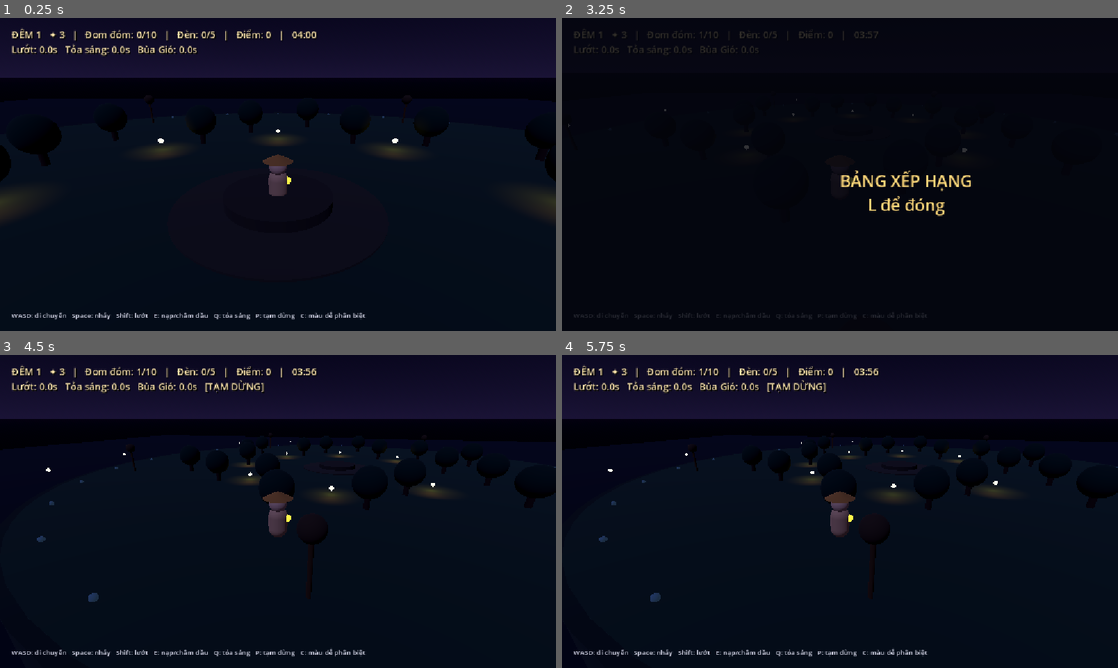
Above: before the commit, frames 1-4 (two rows, left to right).
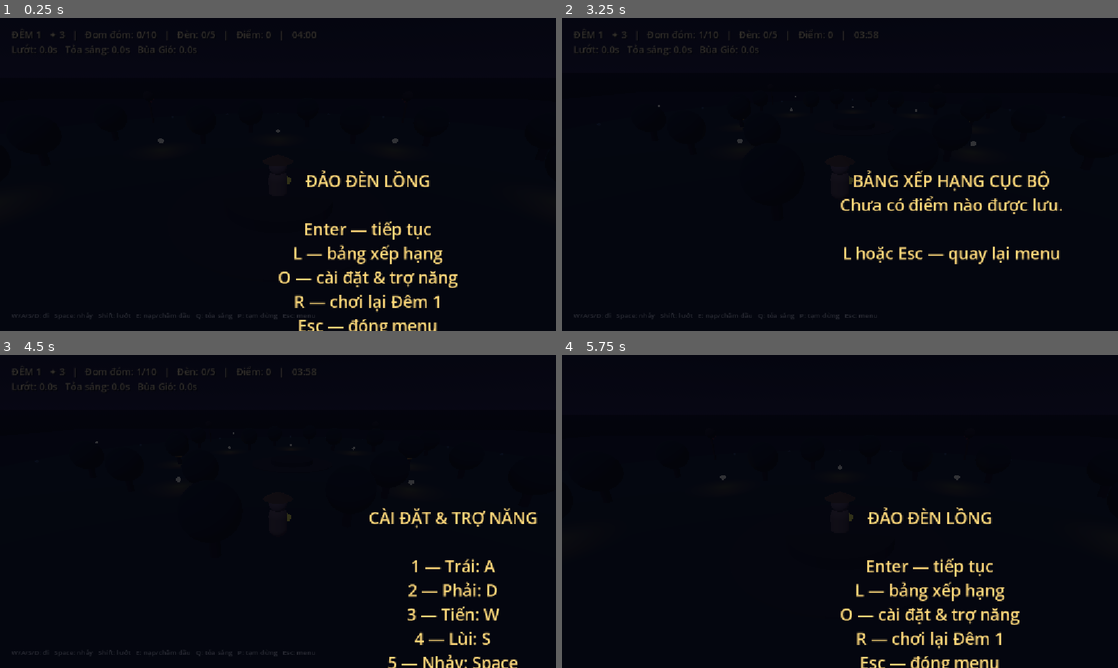
Above: after the commit, the same moments.

Repository: ViTL-AI26/K5-L3A-DAY12-TruongLoiVi-2A202603441-AI-SDLC-Dao-Den-Long
Game: Godot game, scene res://scenes/main.tscn
Same seed, same stepped clock (60 frames per second), same inputs: the game is played once before the commit and once after it.
Inputs (mouse positions are in pixels of both pictures, inside the frame that each line leads up to):
- Up to frame 1 (0.25 s): no input
- Up to frame 2 (3.25 s): tap Enter at 0.5, 2.3, 2.85 s; move the mouse to (867, 174) at 0.52 s; hold Shift (dash, bound only after the commit) 0.53-1.28 s; hold W (move_forward, bound only after the commit) from 0.53 s (still down); click (867, 174) at 0.67 s; tap Space (jump, bound only after the commit) at 0.77, 1.07, 1.52, 1.82, 3.02 s; tap E (interact, bound only after the commit) at 0.8, 1.35 s; move the mouse to (812, 174) at 1.27 s; click (812, 174) at 1.42 s; tap Q (pulse, bound only after the commit) at 1.55 s; move the mouse to (851, 168) at 2.02 s; hold Q (pulse, bound only after the commit) 2.03-2.78 s; click (851, 168) at 2.17 s; move the mouse to (834, 180) at 2.77 s; click (834, 180) at 2.92 s; tap L at 3.05 s
- Up to frame 3 (4.5 s): keep holding W (move_forward, bound only after the commit); tap Space (jump, bound only after the commit) at 3.32, 3.5, 3.77, 4.07 s; move the mouse to (316, 514) at 3.52 s; tap L at 3.6 s; click (316, 514) at 3.67 s; tap O at 3.8, 4.35 s; tap P (pause_game, bound only after the commit) at 4.15 s; move the mouse to (233, 508) at 4.27 s; click (233, 508) at 4.42 s
- Up to frame 4 (5.75 s): tap Space (jump, bound only after the commit) at 4.52, 4.82 s; tap C at 4.55, 5.1 s; tap Escape at 4.9 s; move the mouse to (867, 511) at 5.02 s; release W (move_forward, bound only after the commit) at 5.03 s; hold S (move_back, bound only after the commit) from 5.03 s (still down); hold R from 5.03 s (still down); click (867, 511) at 5.17 s

The runs differ from the first frame. In frame 1, 14% of the frame differs, in the area x 0-100%, y 3-100%; in frame 2, 2.6%; in frame 3, 13%; in frame 4, 14%.

Commit message:
Complete Phase 4 release accessibility and packaging

Diff:
--- a/bench.json
+++ b/bench.json
@@ -1 +1 @@
-{"avg_fps":144.928502383254,"contract_version":"1.3","frame_ms_p95":7.0,"frames":4348,"load_ms":22,"os":"macOS","p1_low_fps":125.0,"peak_mem_mb":83.6425457000732,"renderer":"Godot 4.7.2-stable (official) / gl_compatibility","vsync_off":true}
+{"avg_fps":148.750416527824,"contract_version":"1.3","frame_ms_p95":9.0,"frames":4464,"load_ms":30,"os":"macOS","p1_low_fps":49.5049504950495,"peak_mem_mb":232.84375,"renderer":"Godot 4.7.2-stable (official) / gl_compatibility","vsync_off":true}
--- a/scripts/gameplay/graphical_game.gd
+++ b/scripts/gameplay/graphical_game.gd
@@ -5,6 +5,16 @@
 const TICK_RATE := 60.0
 const ISLAND_RADIUS := 30.0
 const LANTERN_RADIUS := 20.0
+const DEFAULT_BINDINGS := {
+	"move_left": KEY_A, "move_right": KEY_D, "move_forward": KEY_W, "move_back": KEY_S,
+	"jump": KEY_SPACE, "interact": KEY_E, "pulse": KEY_Q, "dash": KEY_SHIFT,
+	"pause_game": KEY_P
+}
+const BINDABLE_ACTIONS := ["move_left", "move_right", "move_forward", "move_back", "jump", "interact", "pulse", "dash", "pause_game"]
+const ACTION_LABELS := {
+	"move_left":"Trái", "move_right":"Phải", "move_forward":"Tiến", "move_back":"Lùi",
+	"jump":"Nhảy", "interact":"Tương tác", "pulse":"Tỏa sáng", "dash":"Lướt", "pause_game":"Tạm dừng"
+}
 
 var sim
 var accumulator := 0.0
@@ -21,7 +31,9 @@
 var player_root: Node3D
 var camera: Camera3D
 var hud: Label
+var controls_label: Label
 var message: Label
+var alert_label: Label
 var overlay: ColorRect
 var last_state := "playing"
 var elapsed_visual := 0.0
@@ -32,6 +44,20 @@
 var name_input: LineEdit
 var awaiting_score_name := false
 var viewing_leaderboard := false
+var menu_open := false
+var settings_open := false
+var rebinding_action := ""
+var settings_notice := ""
+var reduced_motion := false
+var large_text := false
+var mouse_sensitivity := 1.0
+var master_volume := 0.75
+var audio_player: AudioStreamPlayer
+var audio_playback: AudioStreamGeneratorPlayback
+var audio_phase := 0.0
+var audio_frequency := 0.0
+var audio_frames_left := 0
+var alert_until := 0.0
 
 
 func _ready() -> void:
@@ -41,12 +67,14 @@
 			LeaderboardScript.export_to(args[i + 1])
 			get_tree().quit(0)
 			return
+	_ensure_input_actions()
 	_load_settings()
 	if get_tree().has_meta("lantern_current_night"):
 		current_night = int(get_tree().get_meta("lantern_current_night"))
 		campaign_score = int(get_tree().get_meta("lantern_campaign_score", 0))
 	_build_world()
 	_start_game()
+	_show_main_menu()
 
 
 func _start_game() -> void:
@@ -57,6 +85,7 @@
 	_build_player()
 	_build_camera()
 	_build_hud()
+	_setup_audio()
 	_sync_world()
 	last_state = "playing"
 	overlay.visible = false
@@ -172,12 +201,20 @@
 	hud.add_theme_constant_override("shadow_offset_x", 2)
 	hud.add_theme_constant_override("shadow_offset_y", 2)
 	layer.add_child(hud)
-	var controls := Label.new()
-	controls.text = "WASD: di chuyển   Space: nhảy   Shift: lướt   E: nạp/châm dầu   Q: tỏa sáng   P: tạm dừng   C: màu dễ phân biệt"
-	controls.position = Vector2(24, get_viewport().get_visible_rect().size.y - 42)
-	controls.add_theme_font_size_override("font_size", 14)
-	controls.add_theme_color_override("font_color", Color(0.88,0.88,0.95))
-	layer.add_child(controls)
+	controls_label = Label.new()
+	controls_label.position = Vector2(24, get_viewport().get_visible_rect().size.y - 42)
+	controls_label.add_theme_font_size_override("font_size", 14)
+	controls_label.add_theme_color_override("font_color", Color(0.88,0.88,0.95))
+	layer.add_child(controls_label)
+	alert_label = Label.new()
+	alert_label.set_anchors_preset(Control.PRESET_CENTER_TOP)
+	alert_label.position = Vector2(-260, 80)
+	alert_label.size = Vector2(520, 80)
+	alert_label.horizontal_alignment = HORIZONTAL_ALIGNMENT_CENTER
+	alert_label.autowrap_mode = TextServer.AUTOWRAP_WORD_SMART
+	alert_label.add_theme_font_size_override("font_size", 22)
+	alert_label.add_theme_color_override("font_color", Color("F2C14E"))
+	layer.add_child(alert_label)
 	overlay = ColorRect.new()
 	overlay.color = Color(0.015,0.02,0.05,0.82)
 	overlay.set_anchors_and_offsets_preset(Control.PRESET_FULL_RECT)
@@ -197,19 +234,27 @@
 	name_input.visible = false
 	overlay.add_child(name_input)
 	overlay.visible = false
+	_apply_accessibility_ui()
 
 
 func _process(delta: float) -> void:
 	elapsed_visual += delta
+	_process_audio()
 	if sim == null:
 		return
-	accumulator += minf(delta, 0.1)
-	while accumulator >= 1.0 / TICK_RATE and sim.game_state.state == "playing":
-		sim.step(_read_input())
+	if not _is_modal_ui():
+		accumulator += minf(delta, 0.1)
+	while not _is_modal_ui() and accumulator >= 1.0 / TICK_RATE and sim.game_state.state == "playing":
+		var input_frame := _read_input()
+		if Input.is_action_just_pressed("jump") and sim.game_state.grounded:
+			_play_cue("jump")
+		sim.step(input_frame)
 		accumulator -= 1.0 / TICK_RATE
+		_handle_gameplay_events(sim.drain_events())
 	_sync_world()
 	_update_camera()
 	_update_hud()
+	_update_accessibility_alerts()
 	if sim.game_state.state != "playing" and last_state == "playing":
 		last_state = sim.game_state.state
 		overlay.visible = true
@@ -239,59 +284,246 @@
 
 func _read_input() -> Dictionary:
 	var move := Vector2.ZERO
-	if Input.is_key_pressed(KEY_A): move.x -= 1.0
-	if Input.is_key_pressed(KEY_D): move.x += 1.0
-	if Input.is_key_pressed(KEY_W): move.y += 1.0
-	if Input.is_key_pressed(KEY_S): move.y -= 1.0
-	var interact_now := Input.is_key_pressed(KEY_E)
-	var pulse_now := Input.is_key_pressed(KEY_Q)
-	var jump_now := Input.is_key_pressed(KEY_SPACE)
+	if Input.is_action_pressed("move_left"): move.x -= 1.0
+	if Input.is_action_pressed("move_right"): move.x += 1.0
+	if Input.is_action_pressed("move_forward"): move.y += 1.0
+	if Input.is_action_pressed("move_back"): move.y -= 1.0
+	var interact_now := Input.is_action_pressed("interact")
+	var pulse_now := Input.is_action_pressed("pulse")
+	var jump_now := Input.is_action_pressed("jump")
 	var frame := {
 		"move":[move.x, move.y],
 		"cam_yaw_deg":rad_to_deg(camera_yaw),
 		"interact":interact_now,
 		"pulse":pulse_now,
 		"jump":jump_now,
-		"dash":Input.is_key_pressed(KEY_SHIFT),
-		"pause":Input.is_key_pressed(KEY_P)
+		"dash":Input.is_action_pressed("dash"),
+		"pause":Input.is_action_pressed("pause_game")
 	}
 	return frame
 
 
 func _input(event: InputEvent) -> void:
+	if event is InputEventKey and event.pressed and not event.echo:
+		if rebinding_action != "":
+			if event.keycode == KEY_ESCAPE:
+				rebinding_action = ""
+				settings_notice = "Đã hủy đổi phím."
+				_show_settings()
+			else:
+				_try_rebind(rebinding_action, _event_keycode(event))
+			return
+		if awaiting_score_name and event.keycode == KEY_ENTER:
+			_submit_score()
+			return
+		if menu_open:
+			_handle_menu_key(event.keycode)
+			return
+		if settings_open:
+			_handle_settings_key(event.keycode)
+			return
+		if viewing_leaderboard:
+			if event.keycode == KEY_L or event.keycode == KEY_ESCAPE:
+				_show_main_menu()
+			return
+		if event.keycode == KEY_ESCAPE:
+			_show_main_menu()
+			return
+		if event.keycode == KEY_L:
+			_show_leaderboard()
+			return
+		if event.keycode == KEY_O:
+			_show_settings()
+			return
+		if event.keycode == KEY_C:
+			colorblind_mode = not colorblind_mode
+			_save_settings()
+			_refresh_shade_colors()
+			_show_alert("Màu dễ phân biệt: %s" % ("BẬT" if colorblind_mode else "TẮT"), 2.0)
+			return
 	if event is InputEventMouseButton and event.button_index == MOUSE_BUTTON_LEFT and event.pressed:
 		Input.mouse_mode = Input.MOUSE_MODE_CAPTURED
-	if event is InputEventMouseMotion and Input.mouse_mode == Input.MOUSE_MODE_CAPTURED:
-		camera_yaw -= event.relative.x * 0.003
-		camera_pitch = clampf(camera_pitch - event.relative.y * 0.002, -0.85, 0.1)
-	if event is InputEventKey and event.pressed and event.keycode == KEY_ESCAPE:
-		Input.mouse_mode = Input.MOUSE_MODE_VISIBLE
-	if event is InputEventKey and event.pressed and event.keycode == KEY_ENTER and awaiting_score_name:
-		var won := current_night if last_state == "won" else current_night - 1
-		if LeaderboardScript.submit(name_input.text, campaign_score + sim.game_state.score, won, current_seed):
-			awaiting_score_name = false
-			name_input.visible = false
-			message.text += "\nĐã lưu bảng xếp hạng."
-	if event is InputEventKey and event.pressed and not event.echo and event.keycode == KEY_L:
-		viewing_leaderboard = not viewing_leaderboard
-		if viewing_leaderboard:
-			overlay.visible = true
-			var lines := ["BẢNG XẾP HẠNG"]
-			for row in LeaderboardScript.entries(): lines.append("%s  %d  (%d đêm)" % [row["name"], row["score"], row["nights_won"]])
-			message.text = "\n".join(lines) + "\nL để đóng"
-		else:
-			overlay.visible = sim.game_state.state != "playing"
-	if event is InputEventKey and event.pressed and not event.echo and event.keycode == KEY_C:
-		colorblind_mode = not colorblind_mode
-		_save_settings()
-		for node in visual_shades.values():
-			(node as Node3D).queue_free()
-		visual_shades.clear()
+	if event is InputEventMouseMotion and Input.mouse_mode == Input.MOUSE_MODE_CAPTURED and not _is_modal_ui():
+		camera_yaw -= event.relative.x * 0.003 * mouse_sensitivity
+		camera_pitch = clampf(camera_pitch - event.relative.y * 0.002 * mouse_sensitivity, -0.85, 0.1)
 	if event is InputEventMouseButton and event.pressed:
 		if event.button_index == MOUSE_BUTTON_WHEEL_UP:
 			camera_distance = maxf(5.0, camera_distance - 0.7)
 		elif event.button_index == MOUSE_BUTTON_WHEEL_DOWN:
 			camera_distance = minf(14.0, camera_distance + 0.7)
+
+
+func _is_modal_ui() -> bool:
+	return menu_open or settings_open or viewing_leaderboard or awaiting_score_name
+
+
+func _show_main_menu() -> void:
+	menu_open = true
+	settings_open = false
+	viewing_leaderboard = false
+	rebinding_action = ""
+	overlay.visible = true
+	name_input.visible = false
+	message.text = "ĐẢO ĐÈN LỒNG\n\nEnter — tiếp tục\nL — bảng xếp hạng\nO — cài đặt & trợ năng\nR — chơi lại Đêm %d\nEsc — đóng menu" % current_night
+	Input.mouse_mode = Input.MOUSE_MODE_VISIBLE
+
+
+func _close_menu() -> void:
+	menu_open = false
+	settings_open = false
+	viewing_leaderboard = false
+	overlay.visible = sim.game_state.state != "playing"
+	Input.mouse_mode = Input.MOUSE_MODE_CAPTURED
+
+
+func _show_leaderboard() -> void:
+	menu_open = false
+	settings_open = false
+	viewing_leaderboard = true
+	overlay.visible = true
+	var lines := ["BẢNG XẾP HẠNG CỤC BỘ"]
+	var rank := 1
+	for row in LeaderboardScript.entries():
+		lines.append("%d. %s  %d  (%d đêm)" % [rank, row["name"], row["score"], row["nights_won"]])
+		rank += 1
+	if rank == 1:
+		lines.append("Chưa có điểm nào được lưu.")
+	lines.append("\nL hoặc Esc — quay lại menu")
+	message.text = "\n".join(lines)
+	Input.mouse_mode = Input.MOUSE_MODE_VISIBLE
+
+
+func _show_settings() -> void:
+	menu_open = false
+	settings_open = true
+	viewing_leaderboard = false
+	overlay.visible = true
+	var lines := ["CÀI ĐẶT & TRỢ NĂNG", ""]
+	for i in BINDABLE_ACTIONS.size():
+		var action: String = BINDABLE_ACTIONS[i]
+		lines.append("%d — %s: %s" % [i + 1, ACTION_LABELS[action], _binding_name(action)])
+	lines.append("")
+	lines.append("C — màu dễ phân biệt: %s" % ("BẬT" if colorblind_mode else "TẮT"))
+	lines.append("M — giảm chuyển động: %s" % ("BẬT" if reduced_motion else "TẮT"))
+	lines.append("T — chữ lớn: %s" % ("BẬT" if large_text else "TẮT"))
+	lines.append("[ / ] — độ nhạy chuột: %.1fx" % mouse_sensitivity)
+	lines.append("- / = — âm lượng: %d%%" % int(round(master_volume * 100.0)))
+	lines.append("R — khôi phục phím mặc định    Esc — menu")
+	if settings_notice != "":
+		lines.append("\n" + settings_notice)
+	message.text = "\n".join(lines)
+	Input.mouse_mode = Input.MOUSE_MODE_VISIBLE
+
+
+func _handle_menu_key(keycode: Key) -> void:
+	if keycode == KEY_ENTER or keycode == KEY_ESCAPE:
+		_close_menu()
+	elif keycode == KEY_L:
+		_show_leaderboard()
+	elif keycode == KEY_O:
+		_show_settings()
+	elif keycode == KEY_R:
+		get_tree().reload_current_scene()
+
+
+func _handle_settings_key(keycode: Key) -> void:
+	if keycode >= KEY_1 and keycode <= KEY_9:
+		var index := int(keycode - KEY_1)
+		if index < BINDABLE_ACTIONS.size():
+			rebinding_action = BINDABLE_ACTIONS[index]
+			settings_notice = "Nhấn một phím mới cho %s, hoặc Esc để hủy." % ACTION_LABELS[rebinding_action]
+			_show_settings()
+		return
+	match keycode:
+		KEY_C:
+			colorblind_mode = not colorblind_mode
+			_refresh_shade_colors()
+		KEY_M:
+			reduced_motion = not reduced_motion
+		KEY_T:
+			large_text = not large_text
+			_apply_accessibility_ui()
+		KEY_BRACKETLEFT:
+			mouse_sensitivity = clampf(mouse_sensitivity - 0.1, 0.3, 2.0)
+		KEY_BRACKETRIGHT:
+			mouse_sensitivity = clampf(mouse_sensitivity + 0.1, 0.3, 2.0)
+		KEY_MINUS:
+			master_volume = clampf(master_volume - 0.1, 0.0, 1.0)
+			_apply_volume()
+		KEY_EQUAL:
+			master_volume = clampf(master_volume + 0.1, 0.0, 1.0)
+			_apply_volume()
+		KEY_R:
+			_restore_default_bindings()
+			settings_notice = "Đã khôi phục toàn bộ phím mặc định."
+		KEY_ESCAPE:
+			_show_main_menu()
+			return
+		_:
+			return
+	_save_settings()
+	_show_settings()
+
+
+func _event_keycode(event: InputEventKey) -> Key:
+	return event.physical_keycode if event.physical_keycode != KEY_NONE else event.keycode
+
+
+func _try_rebind(action: String, keycode: Key) -> void:
+	for other in BINDABLE_ACTIONS:
+		if other != action and _action_keycode(other) == keycode:
+			settings_notice = "%s đang dùng cho %s; không thay đổi." % [OS.get_keycode_string(keycode), ACTION_LABELS[other]]
+			rebinding_action = ""
+			_show_settings()
+			return
+	_set_action_key(action, keycode)
+	rebinding_action = ""
+	settings_notice = "Đã gán %s cho %s." % [OS.get_keycode_string(keycode), ACTION_LABELS[action]]
+	_save_settings()
+	_show_settings()
+
+
+func _ensure_input_actions() -> void:
+	for action in DEFAULT_BINDINGS:
+		if not InputMap.has_action(action):
+			InputMap.add_action(action)
+		if InputMap.action_get_events(action).is_empty():
+			_set_action_key(action, DEFAULT_BINDINGS[action])
+
+
+func _set_action_key(action: String, keycode: Key) -> void:
+	InputMap.action_erase_events(action)
+	var input_event := InputEventKey.new()
+	input_event.physical_keycode = keycode
+	InputMap.action_add_event(action, input_event)
+
+
+func _action_keycode(action: String) -> Key:
+	var events := InputMap.action_get_events(action)
+	if events.is_empty() or not events[0] is InputEventKey:
+		return KEY_NONE
+	var key_event: InputEventKey = events[0]
+	return key_event.physical_keycode if key_event.physical_keycode != KEY_NONE else key_event.keycode
+
+
+func _binding_name(action: String) -> String:
+	return OS.get_keycode_string(_action_keycode(action))
+
+
+func _restore_default_bindings() -> void:
+	for action in DEFAULT_BINDINGS:
+		_set_action_key(action, DEFAULT_BINDINGS[action])
+	_save_settings()
+
+
+func _submit_score() -> void:
+	var won := current_night if last_state == "won" else current_night - 1
+	if LeaderboardScript.submit(name_input.text, campaign_score + sim.game_state.score, won, current_seed):
+		awaiting_score_name = false
+		name_input.visible = false
+		message.text += "\nĐã lưu bảng xếp hạng."
+	else:
+		message.text += "\nTên phải có 3–12 ký tự: A–Z, 0–9 hoặc _."
 
 
 func _update_camera() -> void:
@@ -326,7 +558,9 @@
 		var orb: MeshInstance3D = node.get_node("Flame")
 		orb.visible = bool(lantern.lit) and blink
 		orb.material_override = _material(Color(1.0,0.55,0.12), 2.0)
-		node.scale = Vector3.ONE if bool(lantern.lit) else Vector3(0.8, 0.8, 0.8)
+		var torn_paper: Node3D = node.get_node("TornPaper")
+		torn_paper.visible = not bool(lantern.lit)
+		node.scale = Vector3.ONE if bool(lantern.lit) else Vector3(0.9, 0.9, 0.9)
 
 
 func _sync_entities(items: Array, nodes: Dictionary, kind: String) -> void:
@@ -344,7 +578,7 @@
 		var node: Node3D = nodes[id]
 		node.position = item.pos
 		if kind == "mote":
-			node.position.y = 0.65 + sin(elapsed_visual*2.2 + float(id.length()))*0.12
+			node.position.y = 0.65 + (0.0 if reduced_motion else sin(elapsed_visual*2.2 + float(id.length()))*0.12)
 		else:
 			node.visible = str(item.get("state","chase")) != "removed"
 			node.position.y = 0.85 if str(item.get("state","chase")) == "chase" else 0.55
@@ -371,6 +605,10 @@
 		"   [TẠM DỪNG]" if sim.game_state.paused else "", nearby_fuel,
 		"   ⚠ MÀU DỄ PHÂN BIỆT" if colorblind_mode else ""
 	]
+	controls_label.text = "%s/%s/%s/%s: đi   %s: nhảy   %s: lướt   %s: nạp/châm dầu   %s: tỏa sáng   %s: tạm dừng   Esc: menu" % [
+		_binding_name("move_forward"), _binding_name("move_left"), _binding_name("move_back"), _binding_name("move_right"),
+		_binding_name("jump"), _binding_name("dash"), _binding_name("interact"), _binding_name("pulse"), _binding_name("pause_game")
+	]
 
 
 func _create_lantern(id: String) -> Node3D:
@@ -380,6 +618,12 @@
 	_make_cylinder_child(root, Vector3(0,1.6,0), 0.12, 3.2, Color(0.28,0.17,0.09))
 	_make_sphere_child(root, Vector3(0,3.35,0), 0.62, Color(0.22,0.15,0.11))
 	_make_sphere_child(root, Vector3(0,3.35,0), 0.40, Color(0.72,0.34,0.10))
+	var torn_paper := Node3D.new()
+	torn_paper.name = "TornPaper"
+	root.add_child(torn_paper)
+	for i in range(3):
+		var strip := _make_box("PaperStrip", Vector3((float(i) - 1.0) * 0.22, 3.12 - float(i % 2) * 0.16, -0.43), Vector3(0.18, 0.62 + float(i % 2) * 0.18, 0.03), Color(0.72,0.22,0.16), torn_paper)
+		strip.rotation_degrees.z = -16.0 + float(i) * 16.0
 	var flame := _make_sphere_child(root, Vector3(0,3.35,0), 0.28, Color(1.0,0.63,0.12), 2.0)
 	flame.name = "Flame"
 	flame.visible = false
@@ -422,15 +666,145 @@
 	return Vector2(a.x - b.x, a.z - b.z).length()
 
 
+func _handle_gameplay_events(events: Array) -> void:
+	for record in events:
+		match str(record.get("type", "")):
+			"mote_picked":
+				_play_cue("pickup")
+			"lantern_lit":
+				_play_cue("lantern")
+				_show_alert("Đèn lồng bừng sáng!", 2.0)
+			"pulse":
+				_play_cue("pulse")
+			"player_hit", "fall_respawn":
+				_play_cue("hit")
+				_show_alert("⚠ Ngọn Lửa suy yếu", 2.0)
+			"dash":
+				_play_cue("dash")
+			"shade_spawned":
+				_play_cue("spawn")
+				_show_alert("⚠ Bóng Mực xuất hiện %s" % _nearest_shade_arrow(), 3.0)
+			"game_over":
+				_play_cue("win" if record.get("result", "") == "won" else "lose")
+
+
+func _update_accessibility_alerts() -> void:
+	if alert_label == null or sim == null:
+		return
+	if sim.game_state.time_left_s <= 10.0 and sim.game_state.state == "playing":
+		_show_alert("⚠ 10 GIÂY CUỐI — thắp đèn ngay!", 0.3)
+	elif current_night == 3 and sim.game_state.state == "playing" and int(sim.game_state.sim_tick) % 1800 >= 1680 and int(sim.game_state.sim_tick) % 1800 < 1800:
+		_show_alert("⚠ Gió mạnh sắp đến", 0.3)
+	if elapsed_visual > alert_until:
+		alert_label.text = ""
+
+
+func _show_alert(text_value: String, duration: float) -> void:
+	if alert_label == null:
+		return
+	alert_label.text = text_value
+	alert_until = maxf(alert_until, elapsed_visual + duration)
+
+
+func _nearest_shade_arrow() -> String:
+	if sim == null or sim.game_state.shades.is_empty():
+		return ""
+	var nearest: Dictionary = sim.game_state.shades[0]
+	var best := INF
+	for shade in sim.game_state.shades:
+		var distance := _horizontal_distance(sim.game_state.player_pos, shade.pos)
+		if distance < best:
+			best = distance
+			nearest = shade
+	var direction: Vector3 = nearest.pos - sim.game_state.player_pos
+	if absf(direction.x) >= absf(direction.z):
+		return "←" if direction.x < 0.0 else "→"
+	return "↑" if direction.z < 0.0 else "↓"
+
+
+func _refresh_shade_colors() -> void:
+	for node in visual_shades.values():
+		(node as Node3D).queue_free()
+	visual_shades.clear()
+
+
+func _apply_accessibility_ui() -> void:
+	if hud != null:
+		hud.add_theme_font_size_override("font_size", 28 if large_text else 20)
+	if controls_label != null:
+		controls_label.add_theme_font_size_override("font_size", 19 if large_text else 14)
+	if alert_label != null:
+		alert_label.add_theme_font_size_override("font_size", 28 if large_text else 22)
+	if message != null:
+		message.add_theme_font_size_override("font_size", 42 if large_text else 34)
+
+
+func _setup_audio() -> void:
+	if is_instance_valid(audio_player):
+		return
+	audio_player = AudioStreamPlayer.new()
+	var stream := AudioStreamGenerator.new()
+	stream.mix_rate = 22050.0
+	stream.buffer_length = 0.25
+	audio_player.stream = stream
+	add_child(audio_player)
+	_apply_volume()
+	audio_player.play()
+	audio_playback = audio_player.get_stream_playback()
+
+
+func _apply_volume() -> void:
+	if is_instance_valid(audio_player):
+		audio_player.volume_db = linear_to_db(maxf(0.001, master_volume))
+
+
+func _play_cue(kind: String) -> void:
+	var tones := {
+		"pickup":[740.0, 0.05], "lantern":[440.0, 0.20], "pulse":[640.0, 0.14],
+		"hit":[120.0, 0.20], "jump":[520.0, 0.07], "dash":[330.0, 0.08], "spawn":[180.0, 0.16],
+		"win":[880.0, 0.35], "lose":[95.0, 0.35]
+	}
+	if not tones.has(kind):
+		return
+	audio_frequency = tones[kind][0]
+	audio_frames_left = int(tones[kind][1] * 22050.0)
+
+
+func _process_audio() -> void:
+	if audio_playback == null:
+		return
+	var frames := mini(audio_playback.get_frames_available(), 512)
+	for i in frames:
+		var sample := 0.0
+		if audio_frames_left > 0:
+			sample = sin(audio_phase) * 0.12
+			audio_phase += TAU * audio_frequency / 22050.0
+			audio_frames_left -= 1
+		audio_playback.push_frame(Vector2(sample, sample))
+
+
 func _load_settings() -> void:
 	var config := ConfigFile.new()
 	if config.load("user://settings.cfg") == OK:
 		colorblind_mode = bool(config.get_value("accessibility", "colorblind_mode", false))
+		reduced_motion = bool(config.get_value("accessibility", "reduced_motion", false))
+		large_text = bool(config.get_value("accessibility", "large_text", false))
+		mouse_sensitivity = clampf(float(config.get_value("controls", "mouse_sensitivity", 1.0)), 0.3, 2.0)
+		master_volume = clampf(float(config.get_value("audio", "master_volume", 0.75)), 0.0, 1.0)
+		for action in BINDABLE_ACTIONS:
+			var keycode := int(config.get_value("controls", "key_" + action, int(DEFAULT_BINDINGS[action])))
+			_set_action_key(action, keycode)
 
 
 func _save_settings() -> void:
 	var config := ConfigFile.new()
 	config.set_value("accessibility", "colorblind_mode", colorblind_mode)
+	config.set_value("accessibility", "reduced_motion", reduced_motion)
+	config.set_value("accessibility", "large_text", large_text)
+	config.set_value("controls", "mouse_sensitivity", mouse_sensitivity)
+	for action in BINDABLE_ACTIONS:
+		config.set_value("controls", "key_" + action, int(_action_keycode(action)))
+	config.set_value("audio", "master_volume", master_volume)
 	config.save("user://settings.cfg")
 
 
Not shown, changed: CHANGELOG.md
Not shown, changed: docs/PHASE-4-AUDIT.md
Not shown, added: docs/RELEASE.md
Not shown, changed: docs/plans/phase-4-plan.md
Not shown, changed: docs/specs/TICKET-04.md
